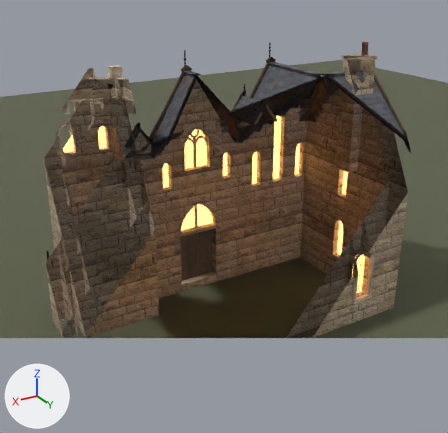
One commit to the Blender file GameClient/ArtSource/Silverbrook/NorthridgeHouse5/SilverbrookNorthridgeHouse5.blend: the scene before it, then after it.
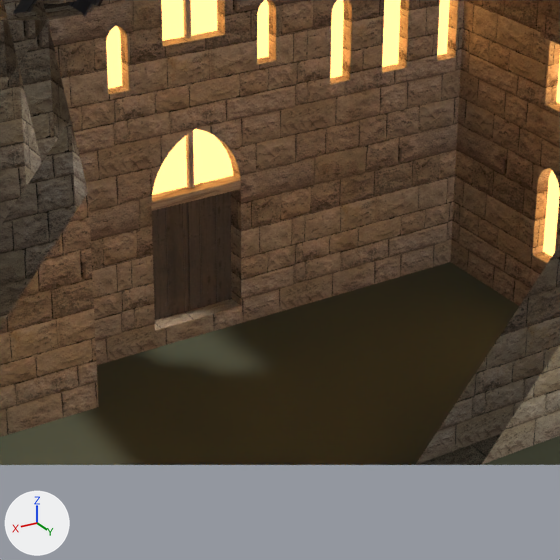
Old and new are each drawn whole from a 50 mm lens placed at (9.76, 16.64, 11.86), pointed at (0.09, 0.53, 3.8) and again close up on the part from 27% to 77% of the width and 35% to 87% of the height. The lights are fixed; the arrows at lower left show +X, +Y and +Z. The older version's two pictures come first. The close-ups show mesh edges as thin lines. Everything nearer to the camera than a plane just in front of the edit is cut away.

The first close-up shows 'Ground', 'SM_SBNorthridgeHouse5_Details', 'SM_SBNorthridgeHouse5_Door1', 'SM_SBNorthridgeHouse5_Door2', 'SM_SBNorthridgeHouse5_Masonry' and 1 more.
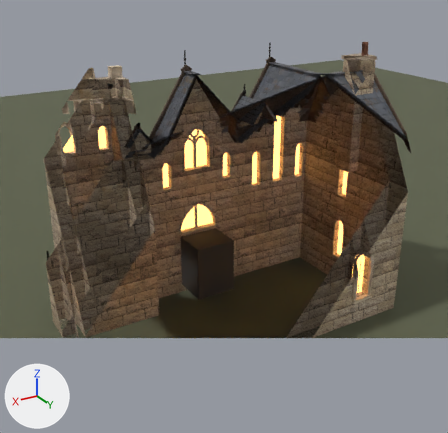
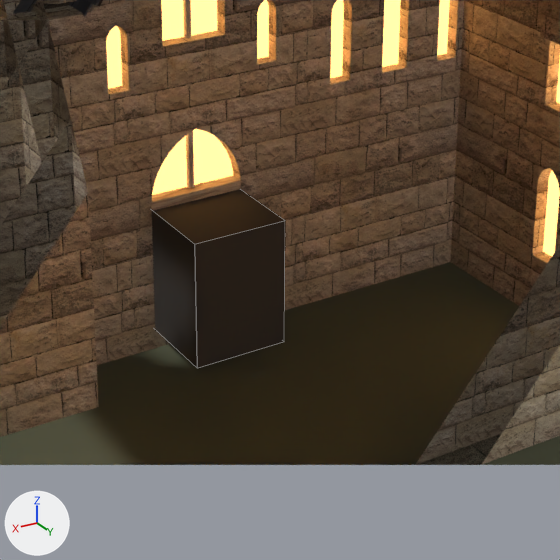
Changed parts and their boxes [x1, y1, x2, y2] in the close-ups (560 x 560 px):
'SM_SBNorthridgeHouse5_EntryRooms', added
    after: [152, 189, 285, 368]
'SM_SBNorthridgeHouse5_Door1', unchanged, covered by the edit
    before: [187, 192, 232, 310]
'SM_SBNorthridgeHouse5_Door2', unchanged, covered by the edit
    before: [152, 202, 189, 320]

The change, as a list of edits to the scene's bpy script:
```text
Add mat_sb_entryroom:
    mat_sb_entryroom = principled_material('SB_EntryRoom')
    mat_sb_entryroom.base_color = (0.05, 0.045, 0.04)  # dark grey #3f3c38
    mat_sb_entryroom.roughness = 0.95
Add me_sm_sbnorthridgehouse5_entryrooms:
    me_sm_sbnorthridgehouse5_entryrooms.from_pydata([(-0.91, -0.45, 0.3), (0.56, -0.45, 0.3), (0.56, -0.45, 2.28), (-0.91, -0.45, 2.28), (-0.91, -2.01, 0.3), (-0.91, -0.45, 0.3), (-0.91, -0.45, 2.28), (-0.91, -2.01, 2.28), (0.56, -2.01, 2.28), (0.56, -0.45, 2.28), (0.56, -0.45, 0.3), (0.56, -2.01, 0.3), (-0.91, -2.01, 0.3), (0.56, -2.01, 0.3), (0.56, -0.45, 0.3), (-0.91, -0.45, 0.3), (-0.91, -0.45, 2.28), (0.56, -0.45, 2.28), (0.56, -2.01, 2.28), (-0.91, -2.01, 2.28)], [], [(0, 1, 2, 3), (4, 5, 6, 7), (8, 9, 10, 11), (12, 13, 14, 15), (16, 17, 18, 19)])
    me_sm_sbnorthridgehouse5_entryrooms.materials.append(mat_sb_entryroom)  # dark grey #3f3c38
Add ob_sm_sbnorthridgehouse5_entryrooms:
    ob_sm_sbnorthridgehouse5_entryrooms = bpy.data.objects.new('SM_SBNorthridgeHouse5_EntryRooms', me_sm_sbnorthridgehouse5_entryrooms)
    ob_sm_sbnorthridgehouse5_entryrooms.location = (0.0, 0.0, 0.0)
```
